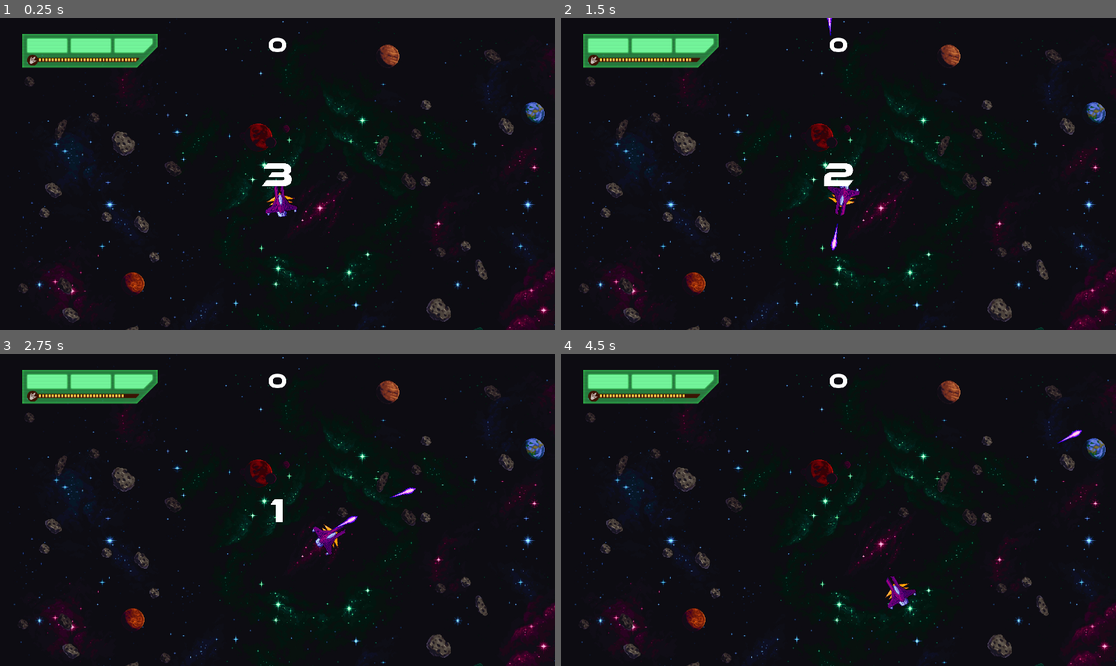
Above: before the commit, frames 1-4 (two rows, left to right).
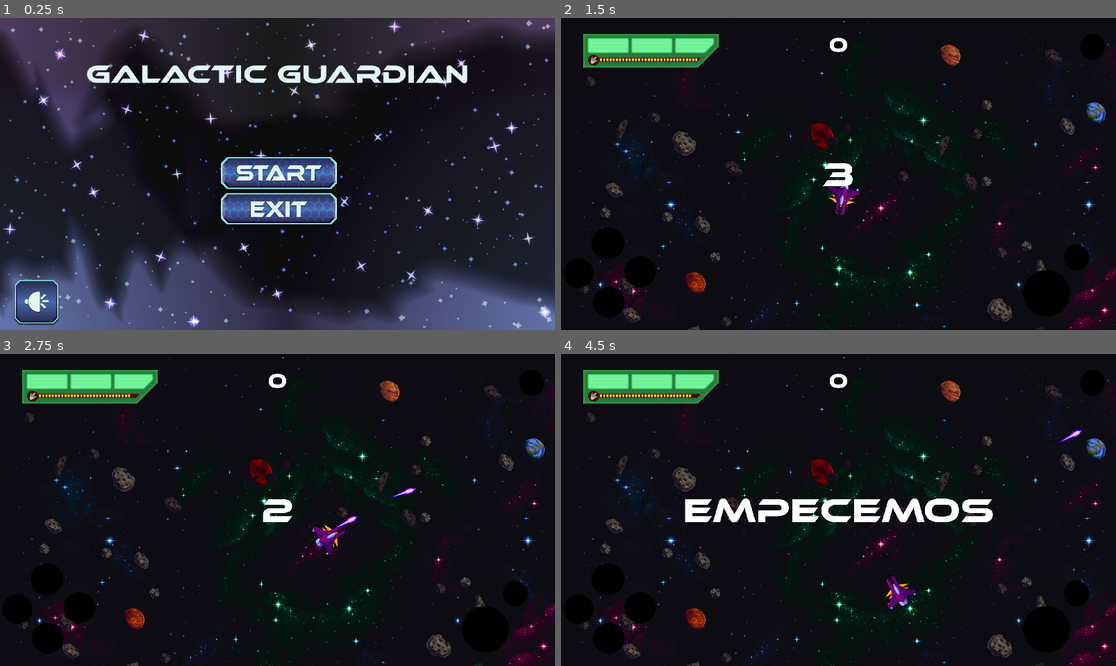
Above: after the commit, the same moments.

Repository: carlosegb1402/Godot-Game
Game: Godot game, scene res://MenuAssets/menu.tscn
The game is run twice, just before and just after one commit, with the same random seed, the same clock (stepped at 60 frames per second) and the same inputs. Before the commit the project starts from res://Arena.tscn.
Inputs (mouse positions are in pixels of both pictures, inside the frame that each line leads up to):
- Up to frame 1 (0.25 s): no input
- Up to frame 2 (1.5 s): click (838, 174) at 0.52 s; click (827, 289) at 1.27 s
- Up to frame 3 (2.75 s): move the mouse to (399, 494) at 2.02 s; press the mouse at (399, 494) at 2.03 s; hold D (Right, bound only after the commit) from 2.03 s (still down)
- Up to frame 4 (4.5 s): move the mouse to (727, 525) at 2.77 s; release D (Right, bound only after the commit) at 2.78 s; release the mouse at (727, 525) at 2.78 s; hold S (Back, bound only after the commit) 2.78-3.53 s; click (727, 525) at 2.85 s; move the mouse to (894, 441) at 3.52 s; hold D (Right, bound only after the commit) 3.53-4.25 s; hold P 3.53-4.25 s; click (894, 441) at 3.8 s; click (844, 497) at 4.25 s

The runs differ from the first frame. In frame 1, 43% of the frame differs, in the area x 0-100%, y 0-100%; in frame 2, 0.6%; in frame 3, 0.6%; in frame 4, 2.9%.

Commit message:
Añadi Touch

Diff:
--- a/Arena.tscn
+++ b/Arena.tscn
@@ -14,6 +14,11 @@
 [ext_resource type="Texture2D" uid="uid://b1m45ne1tqpe1" path="res://29706583-d94c-49ee-9cf3-f2d2ad86846f.png" id="11_43mu4"]
 [ext_resource type="Script" path="res://reload_ad.gd" id="12_ovasc"]
 [ext_resource type="PackedScene" uid="uid://bumeje71mfyyv" path="res://menu_ingame.tscn" id="14_ssccl"]
+[ext_resource type="Script" path="res://ControlsTouch.gd" id="15_numha"]
+[ext_resource type="Texture2D" uid="uid://3be7o44dqgbu" path="res://boton.png" id="16_a1vf7"]
+
+[sub_resource type="CircleShape2D" id="CircleShape2D_h2rnp"]
+radius = 101.25
 
 [node name="Node2D" type="Node2D"]
 script = ExtResource("1_4xuhd")
@@ -151,3 +156,64 @@
 
 [node name="Node2D" parent="." instance=ExtResource("14_ssccl")]
 visible = false
+
+[node name="ControlsTouch" type="Node2D" parent="."]
+position = Vector2(92, 710)
+scale = Vector2(0.568, 0.554)
+script = ExtResource("15_numha")
+
+[node name="TouchScreenButtonW" type="TouchScreenButton" parent="ControlsTouch"]
+scale = Vector2(1, 1)
+texture_normal = ExtResource("16_a1vf7")
+texture_pressed = ExtResource("16_a1vf7")
+shape = SubResource("CircleShape2D_h2rnp")
+
+[node name="TouchScreenButtonA" type="TouchScreenButton" parent="ControlsTouch"]
+position = Vector2(-169.014, 194.946)
+scale = Vector2(0.915493, 0.927798)
+texture_normal = ExtResource("16_a1vf7")
+texture_pressed = ExtResource("16_a1vf7")
+shape = SubResource("CircleShape2D_h2rnp")
+
+[node name="TouchScreenButtonS" type="TouchScreenButton" parent="ControlsTouch"]
+position = Vector2(10.5634, 371.841)
+scale = Vector2(0.957746, 0.971119)
+texture_normal = ExtResource("16_a1vf7")
+texture_pressed = ExtResource("16_a1vf7")
+shape = SubResource("CircleShape2D_h2rnp")
+
+[node name="TouchScreenButtonD" type="TouchScreenButton" parent="ControlsTouch"]
+position = Vector2(202.465, 180.505)
+scale = Vector2(0.957746, 0.971119)
+texture_normal = ExtResource("16_a1vf7")
+texture_pressed = ExtResource("16_a1vf7")
+shape = SubResource("CircleShape2D_h2rnp")
+
+[node name="TouchScreenButtonF" type="TouchScreenButton" parent="ControlsTouch"]
+position = Vector2(2617.96, 254.513)
+scale = Vector2(1.42958, 1.45487)
+texture_normal = ExtResource("16_a1vf7")
+texture_pressed = ExtResource("16_a1vf7")
+shape = SubResource("CircleShape2D_h2rnp")
+
+[node name="TouchScreenButtonR" type="TouchScreenButton" parent="ControlsTouch"]
+position = Vector2(2883.8, 110.108)
+scale = Vector2(0.757042, 0.815884)
+texture_normal = ExtResource("16_a1vf7")
+texture_pressed = ExtResource("16_a1vf7")
+shape = SubResource("CircleShape2D_h2rnp")
+
+[node name="TouchScreenButtonE" type="TouchScreenButton" parent="ControlsTouch"]
+position = Vector2(2982.39, -1203.97)
+scale = Vector2(0.757042, 0.815884)
+texture_normal = ExtResource("16_a1vf7")
+texture_pressed = ExtResource("16_a1vf7")
+shape = SubResource("CircleShape2D_h2rnp")
+
+[connection signal="pressed" from="ControlsTouch/TouchScreenButtonW" to="ControlsTouch" method="_on_touch_screen_button_w_pressed"]
+[connection signal="pressed" from="ControlsTouch/TouchScreenButtonA" to="ControlsTouch" method="_on_touch_screen_button_a_pressed"]
+[connection signal="pressed" from="ControlsTouch/TouchScreenButtonS" to="ControlsTouch" method="_on_touch_screen_button_s_pressed"]
+[connection signal="pressed" from="ControlsTouch/TouchScreenButtonD" to="ControlsTouch" method="_on_touch_screen_button_d_pressed"]
+[connection signal="pressed" from="ControlsTouch/TouchScreenButtonF" to="ControlsTouch" method="_on_touch_screen_button_f_pressed"]
+[connection signal="pressed" from="ControlsTouch/TouchScreenButtonR" to="ControlsTouch" method="_on_touch_screen_button_r_pressed"]
+[connection signal="pressed" from="ControlsTouch/TouchScreenButtonE" to="ControlsTouch" method="_on_touch_screen_button_e_pressed"]
--- /dev/null
+++ b/ControlsTouch.gd
@@ -0,0 +1,29 @@
+extends Node2D
+
+
+func _on_touch_screen_button_w_pressed():
+	Input.action_press("Forward")
+
+
+func _on_touch_screen_button_a_pressed():
+	Input.action_press("Left")
+
+
+func _on_touch_screen_button_s_pressed():
+	Input.action_press("Back")
+
+
+func _on_touch_screen_button_d_pressed():
+	Input.action_press("Right")
+
+
+func _on_touch_screen_button_f_pressed():
+	Input.action_press("Fire")
+
+
+func _on_touch_screen_button_r_pressed():
+	Input.action_press("Reload")
+
+
+func _on_touch_screen_button_e_pressed():
+	Input.action_press("Menu")
--- a/Player.gd
+++ b/Player.gd
@@ -35,16 +35,18 @@
 
 func _process(delta: float) -> void:
 
-	mov.x = int(Input.is_key_pressed(KEY_D))-int(Input.is_key_pressed(KEY_A))
-	mov.y = int(Input.is_key_pressed(KEY_S))-int(Input.is_key_pressed(KEY_W ))
+	mov.x = int(Input.is_action_pressed("Right"))-int(Input.is_action_pressed("Left"))
+	mov.y = int(Input.is_action_pressed("Back"))-int(Input.is_action_pressed("Forward"))
 	look_at(get_global_mouse_position())
 	self.rotation_degrees = self.rotation_degrees +90
 
 
 	if death == false:
 		global_position += velocidad*mov*delta
+	if Input.is_action_pressed("Menu"):
+		get_tree().change_scene_to_file("res://MenuAssets/menu.tscn")
 
-	if Input.is_mouse_button_pressed(MOUSE_BUTTON_LEFT) and Global.creation !=null and reload and death==false and Global.ammor>=1:
+	if Input.is_action_pressed("Fire") and Global.creation !=null and reload and death==false and Global.ammor>=1:
 		Global.instance_node(bullet, global_position, Global.creation)
 		reload=false
 		var sound_player = AudioStreamPlayer.new()
@@ -54,11 +56,11 @@
 		Global.ammor-=1
 		$Sprite2D/recall.start()
 
-	if Input.is_mouse_button_pressed(MOUSE_BUTTON_LEFT) and Global.ammor<=0:
+	if Input.is_action_just_pressed("Fire") and Global.ammor<=0:
 		if not sound_out_of_ammo.is_playing()  and not sound_reload_ammo.is_playing():
 			sound_out_of_ammo.play()
 
-	if Input.is_key_pressed(KEY_R) and Global.ammor<=6:
+	if Input.is_action_just_pressed("Reload") and Global.ammor<=6:
 		if not sound_reload_ammo.is_playing():
 			sound_reload_ammo.play()
 			await sound_reload_ammo.playing
--- a/project.godot
+++ b/project.godot
@@ -11,7 +11,7 @@
 [application]
 
 config/name="Galacitc Guardian 2"
-run/main_scene="res://Arena.tscn"
+run/main_scene="res://MenuAssets/menu.tscn"
 config/features=PackedStringArray("4.3", "Forward Plus")
 config/icon="res://icon.svg"
 
@@ -31,6 +31,45 @@
 
 project/assembly_name="Galacitc Guardian 2"
 
+[input]
+
+Forward={
+"deadzone": 0.5,
+"events": [Object(InputEventKey,"resource_local_to_scene":false,"resource_name":"","device":-1,"window_id":0,"alt_pressed":false,"shift_pressed":false,"ctrl_pressed":false,"meta_pressed":false,"pressed":false,"keycode":0,"physical_keycode":87,"key_label":0,"unicode":119,"location":0,"echo":false,"script":null)
+]
+}
+Left={
+"deadzone": 0.5,
+"events": [Object(InputEventKey,"resource_local_to_scene":false,"resource_name":"","device":-1,"window_id":0,"alt_pressed":false,"shift_pressed":false,"ctrl_pressed":false,"meta_pressed":false,"pressed":false,"keycode":0,"physical_keycode":65,"key_label":0,"unicode":97,"location":0,"echo":false,"script":null)
+]
+}
+Right={
+"deadzone": 0.5,
+"events": [Object(InputEventKey,"resource_local_to_scene":false,"resource_name":"","device":-1,"window_id":0,"alt_pressed":false,"shift_pressed":false,"ctrl_pressed":false,"meta_pressed":false,"pressed":false,"keycode":0,"physical_keycode":68,"key_label":0,"unicode":100,"location":0,"echo":false,"script":null)
+]
+}
+Back={
+"deadzone": 0.5,
+"events": [Object(InputEventKey,"resource_local_to_scene":false,"resource_name":"","device":-1,"window_id":0,"alt_pressed":false,"shift_pressed":false,"ctrl_pressed":false,"meta_pressed":false,"pressed":false,"keycode":0,"physical_keycode":83,"key_label":0,"unicode":115,"location":0,"echo":false,"script":null)
+]
+}
+Fire={
+"deadzone": 0.5,
+"events": [Object(InputEventMouseButton,"resource_local_to_scene":false,"resource_name":"","device":-1,"window_id":0,"alt_pressed":false,"shift_pressed":false,"ctrl_pressed":false,"meta_pressed":false,"button_mask":1,"position":Vector2(351, 7),"global_position":Vector2(360, 53),"factor":1.0,"button_index":1,"canceled":false,"pressed":true,"double_click":false,"script":null)
+]
+}
+Menu={
+"deadzone": 0.5,
+"events": [Object(InputEventKey,"resource_local_to_scene":false,"resource_name":"","device":-1,"window_id":0,"alt_pressed":false,"shift_pressed":false,"ctrl_pressed":false,"meta_pressed":false,"pressed":false,"keycode":0,"physical_keycode":4194305,"key_label":0,"unicode":0,"location":0,"echo":false,"script":null)
+]
+}
+Reload={
+"deadzone": 0.5,
+"events": [Object(InputEventKey,"resource_local_to_scene":false,"resource_name":"","device":-1,"window_id":0,"alt_pressed":false,"shift_pressed":false,"ctrl_pressed":false,"meta_pressed":false,"pressed":false,"keycode":0,"physical_keycode":82,"key_label":0,"unicode":114,"location":0,"echo":false,"script":null)
+]
+}
+
 [rendering]
 
 textures/canvas_textures/default_texture_filter=0
+textures/vram_compression/import_etc2_astc=true
Not shown: 1 places in Arena.tscn that only renumber resources
Binary file added: boton.png
Not shown, added: boton.png.import
Not shown, changed: export_presets.cfg
Not shown, added: Exports/GG2.zip
Not shown, added: Exports/Galacitc Guardian 2.apk
Not shown, added: Exports/Galacitc Guardian 2.apk.idsig
